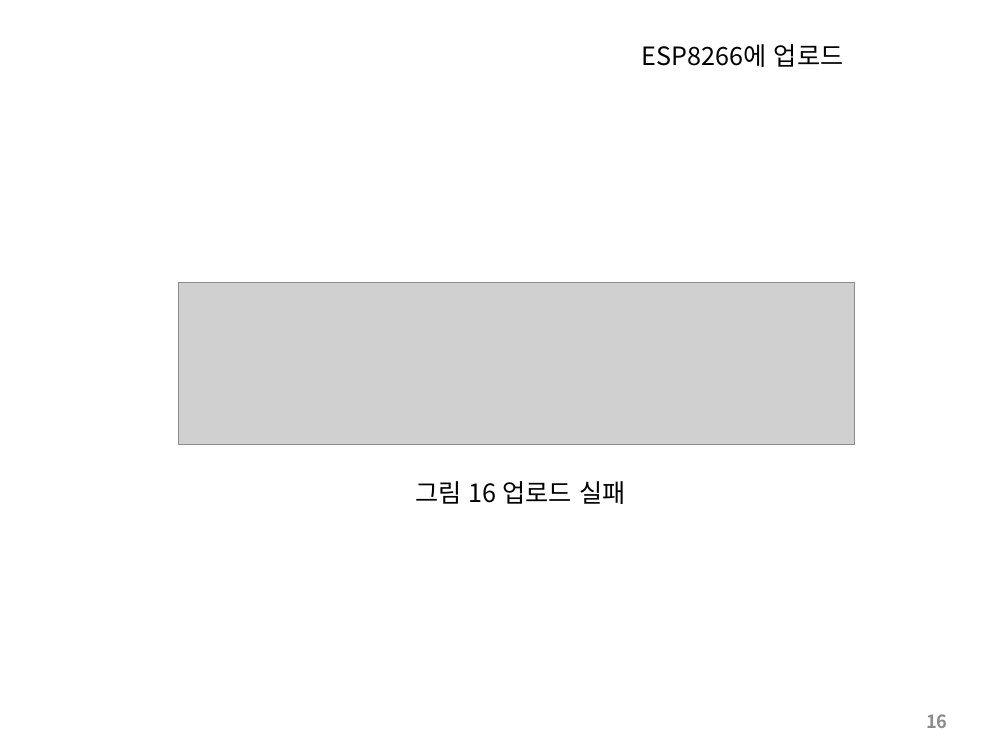
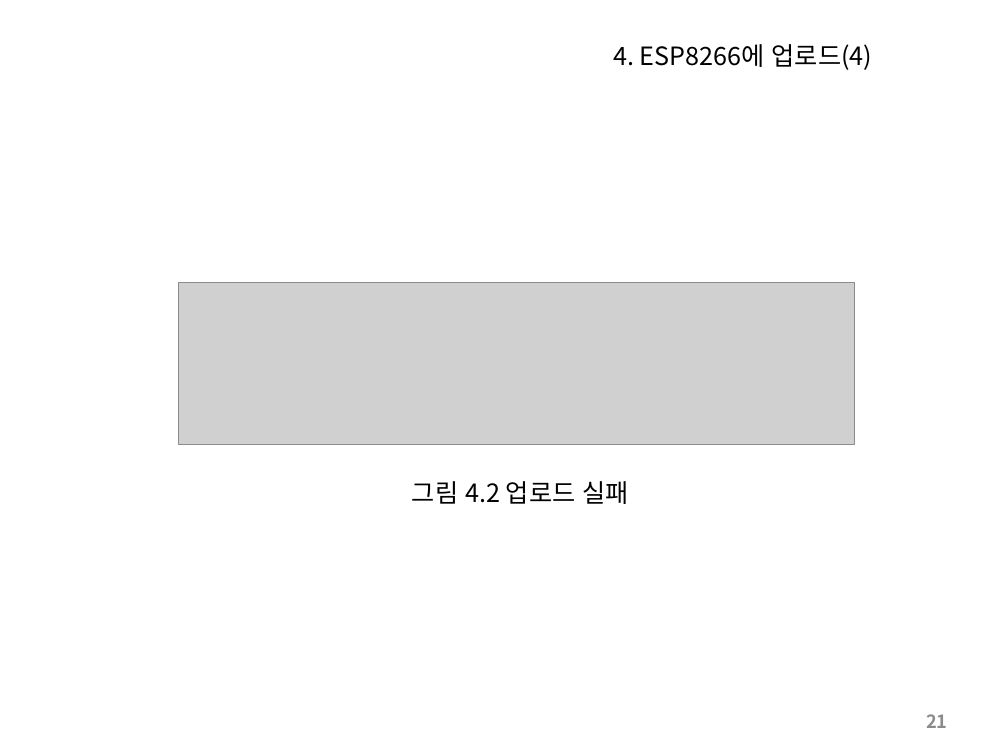
Before and after one commit to SleeperKKY/ESP8266, a slide deck: slide 21 of ESP8266 Direct Coding.pptx (slide 16 before the commit). Drawn at 1008x756 pixels with LibreOffice and Linux fonts; fonts in the diff are those of the drawing; grey boxes stand for pictures. Boxes give left, top, right and bottom in pixels: in the first picture for what was removed or moved away, otherwise in the second. Text is boxed around its words. In the diff, an @@ line names an element or a change of style, - is before the commit and + after.

```diff
--- a/ESP8266 Direct Coding.pptx
+++ b/ESP8266 Direct Coding.pptx
@@ title at box(613, 44, 873, 70): text changed @@
-ESP8266에 업로드
+4. ESP8266에 업로드(4)
@@ text at box(412, 481, 629, 504): text changed @@
-그림 16 업로드 실패
+그림 4.2 업로드 실패
@@ page number at box(926, 714, 947, 728): text changed @@
-16
+21
```
Also in this commit, not shown: 16 other slides changed, 4 slides added, 1 other file.
